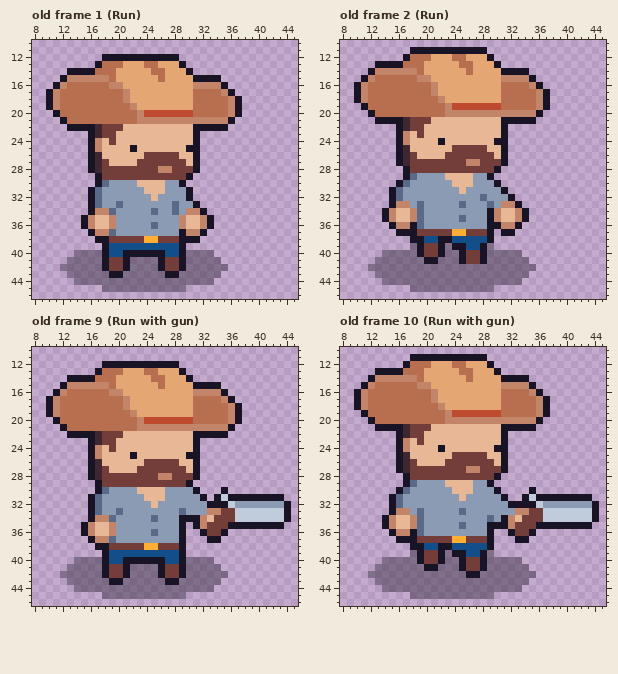
File history of a pixel-art file, Assets/Art/Player/player_run_2.aseprite. Above is the file before it was changed.
48x48 pixels, 16 frames. Shown: old frame 1 (Run): x 8..45, y 10..46; old frame 2 (Run): x 8..45, y 10..46; old frame 9 (Run with gun): x 8..45, y 10..46; old frame 10 (Run with gun): x 8..45, y 10..46. The commit also changed other frames, which this record leaves out.
New version:
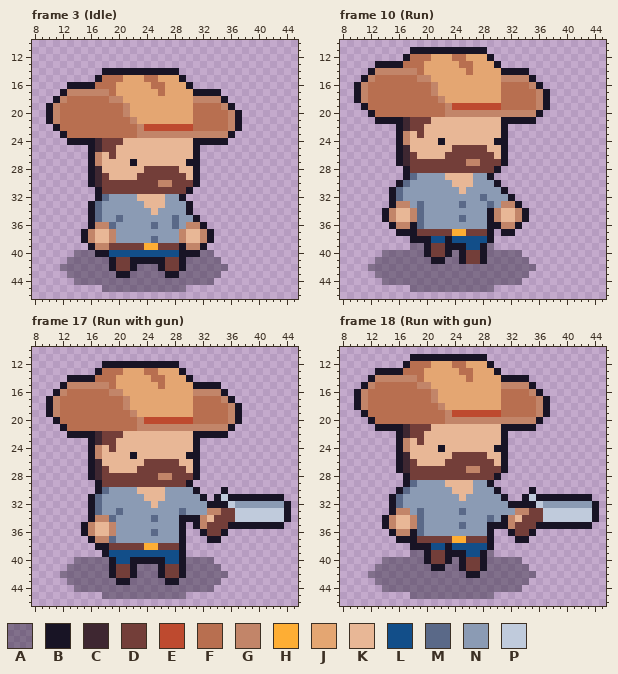
Palette (. is transparent): A #18142563  B #181425  C #3e2731  D #733e39  E #be4a2f  F #b86f50  G #c28569  H #feae34  J #e4a672  K #e8b796  L #124e89  M #5a6988  N #8b9bb4  P #c0cbdc
A new or re-ordered frame is compared with the old frame closest to it.
From the commit log: create player character prefab and idle animation
Change:
frames 16 -> 24
Changed rows in their new state; - is an unchanged pixel.
Frame 3 (Idle) is new; against old frame 1 (Run), layer "Character":
first column x 10:
12 --------...........---------
13 -------.............--------
14 ---.....BBBBBBBBBBB..-------
15 --.....BF-F---FFJ--B.....---
16 -..BBBB--FJ----FF---B.....--
17 ..BGGGGGG-JJ----F----BBBB..-
18 .BG------GGJ---------GGGGB..
19 -----------GJ------------GB.
20 BG---------GJJJJJJJJJ-------
21 BGF---------GJJJJJJJJFFFFFGB
22 -BFFFFFFFFFFFGEEEEEEEFFFFFGB
23 --BFFFFFFFFFFGGGGGGGGGGGGGB-
24 ---BBB-CD-D-----------BBBB--
25 -------CDD--K-------K-------
26 -------G-D----KKKKK---------
27 -------GK---BKKKKKKKB-------
28 --------KKKKKK--DD-KK-------
29 ------BC-KKKK-------KB------
30 ------BCDDDDDDDDGGDDDB------
31 ------.BDDDDDDDDDDDD--------
32 ------.BM----KK-K--B.-------
33 ----------N---KKK-N-B.------
34 -------MNN-----K--N-B..-----
35 -----.BMNNM-------MNNB..----
36 -----.BGGM--------MNGGB.----
37 -----BGKKG---------GKKGB----
38 -----BGKKGNNNNNMNNNGKKGB----
39 ------BGGDDDDDHHDDD-GGB-----
40 -------B---LLLLLL---BB------
41 --------AB-DBBBB------------
42 --------AB-DB---------------
43 ---------A-B----------------
Frame 10 (Run) is new; against old frame 2 (Run), layer "Character":
first column x 19:
38 -B-L-
39 AB-DB
40 AB-DB
41 -A-B-
Frame 17 (Run with gun) against old frame 9 (Run with gun), layer "Character":
first column x 18:
40 AB-L-
41 AB-DB
42 AB-DB
43 -A-B-
Frame 18 (Run with gun) against old frame 10 (Run with gun), layer "Character": the same change as frame 10 (Run)
